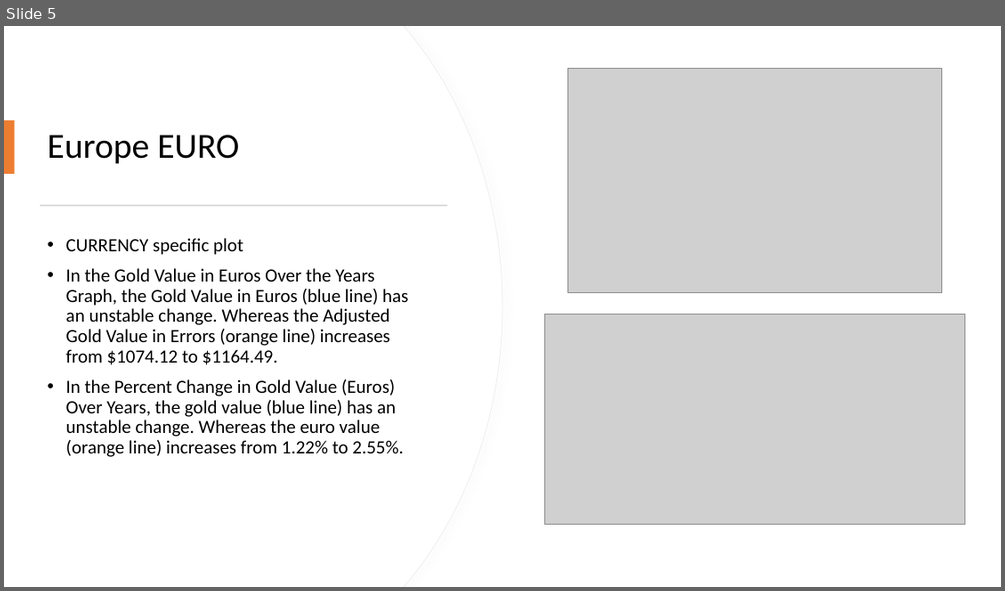
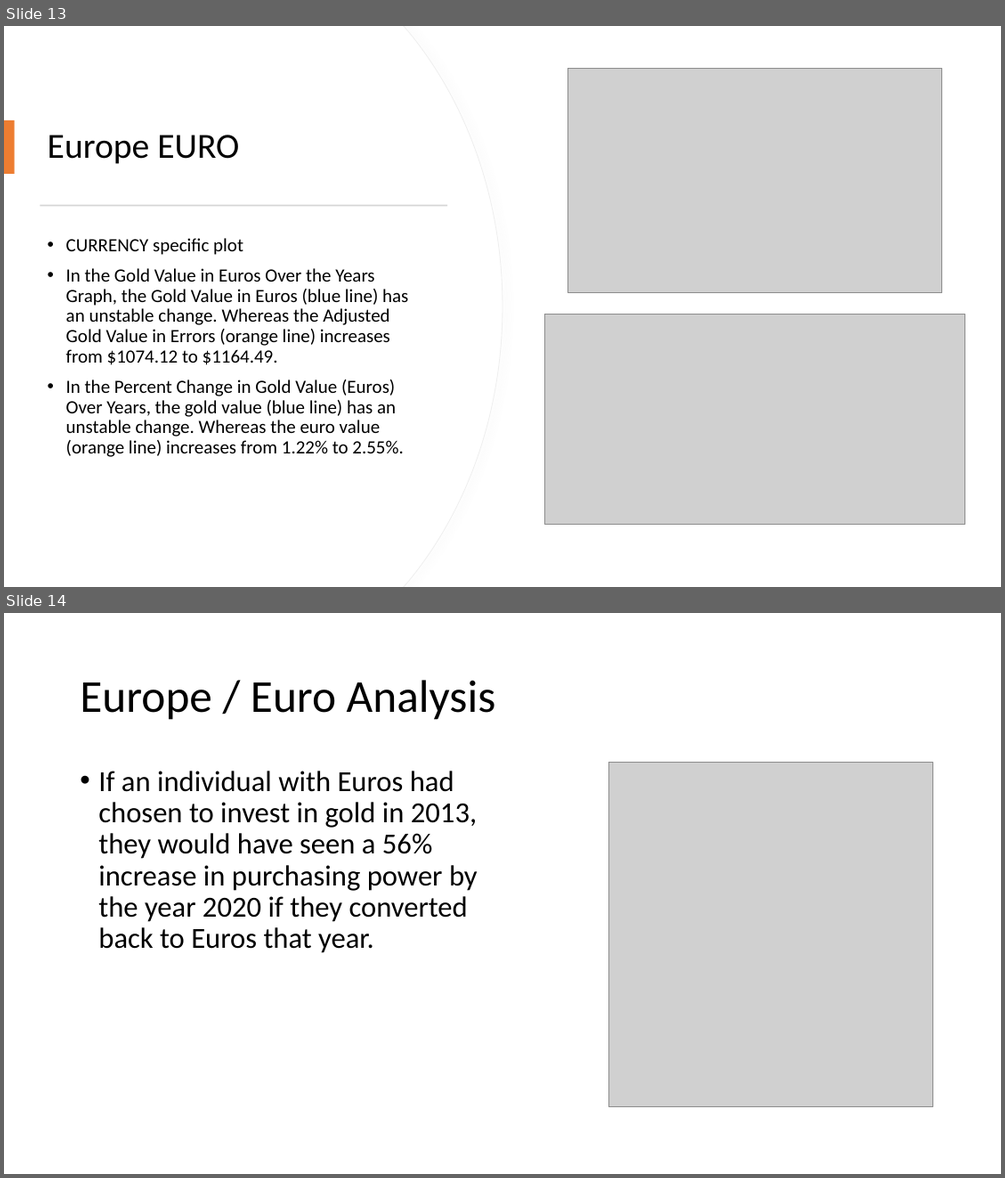
Before and after one commit to BrennanB572/Gold_Price_vs_Inflation, a slide deck: Slideshow with Flow Charts Group Project 1.pptx. Shown one above the other, each under a label of ours: slide 5 before the commit, slides 13 and 14 after it. The pictures are 1005x591 and 1005x1178 pixels, drawn with LibreOffice and Linux fonts; fonts in the diff are those of the drawing; grey boxes stand for pictures. Boxes give left, top, right and bottom in pixels: in the first picture for what was removed or moved away, otherwise in the second. Text is boxed around its words. In the diff, an @@ line names an element or a change of style, - is before the commit and + after.

```diff
--- a/Slideshow with Flow Charts Group Project 1.pptx
+++ b/Slideshow with Flow Charts Group Project 1.pptx
@@ slide 14 added at [4, 613, 1001, 1174], background #FFFFFF @@
@@ title added at [80, 680, 496, 720], 44 pt, text #000000 @@
+Europe / Euro Analysis
@@ text added at [98, 771, 477, 953], 28 pt, text #000000 @@
+• If an individual with Euros had chosen to invest in gold in 2013, they would have seen a 56% increase in purchasing power by the year 2020 if they converted back to Euros that year.
@@ picture added at [608, 763, 932, 1107] @@
@@ what was slide 5 is now slide 13 @@
```
Also in this commit, not shown: 9 other slides added, 39 other files.
